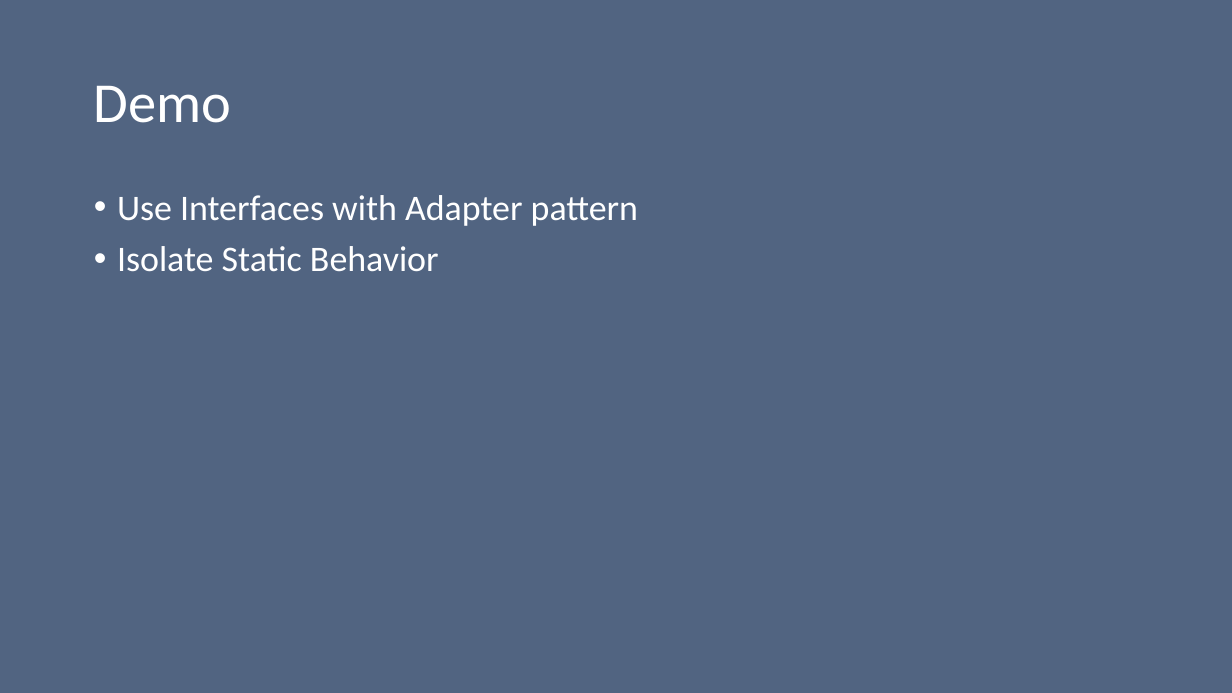
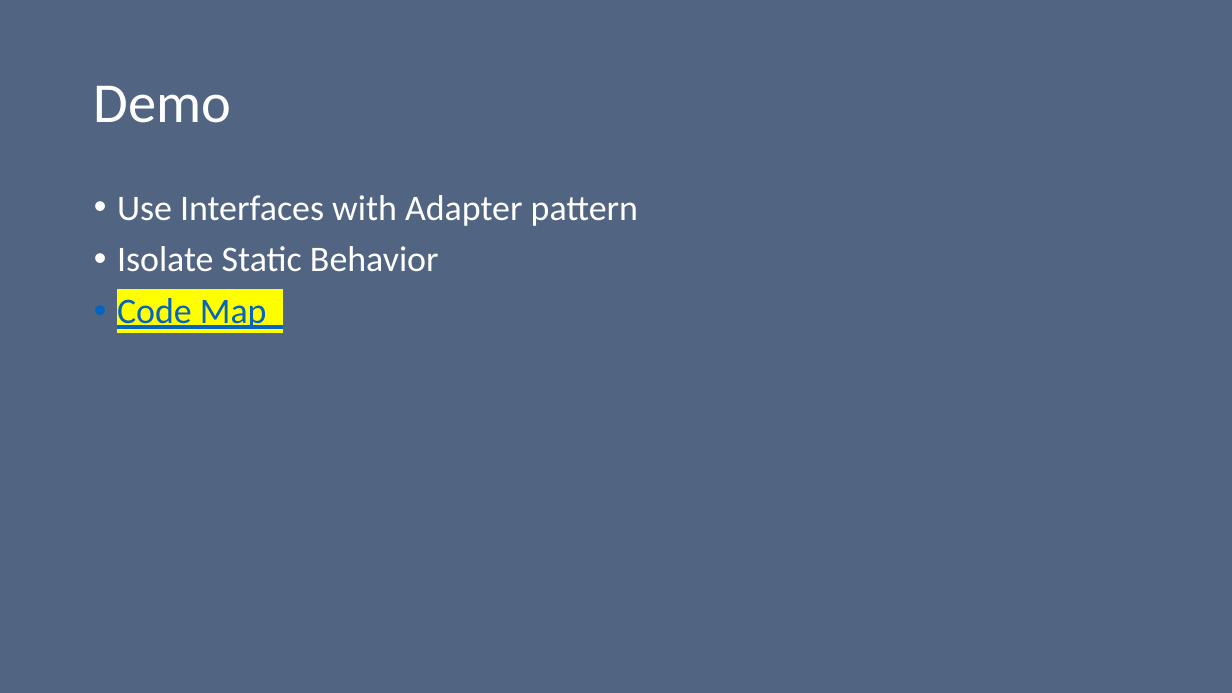
Before and after one commit to Onemanwolf/Refactoring_static_class, a slide deck: slide 31 of slides/UnitTesting.pptx. Drawn at 1232x693 pixels with LibreOffice and Linux fonts; fonts in the diff are those of the drawing. Boxes give left, top, right and bottom in pixels: in the first picture for what was removed or moved away, otherwise in the second. Text is boxed around its words. In the diff, an @@ line names an element or a change of style, - is before the commit and + after.

```diff
--- a/slides/UnitTesting.pptx
+++ b/slides/UnitTesting.pptx
@@ text at box(117, 298, 267, 329): paragraph added @@
+• Code Map
```
Also in this commit, not shown: 8 other slides changed, 14 other files.
